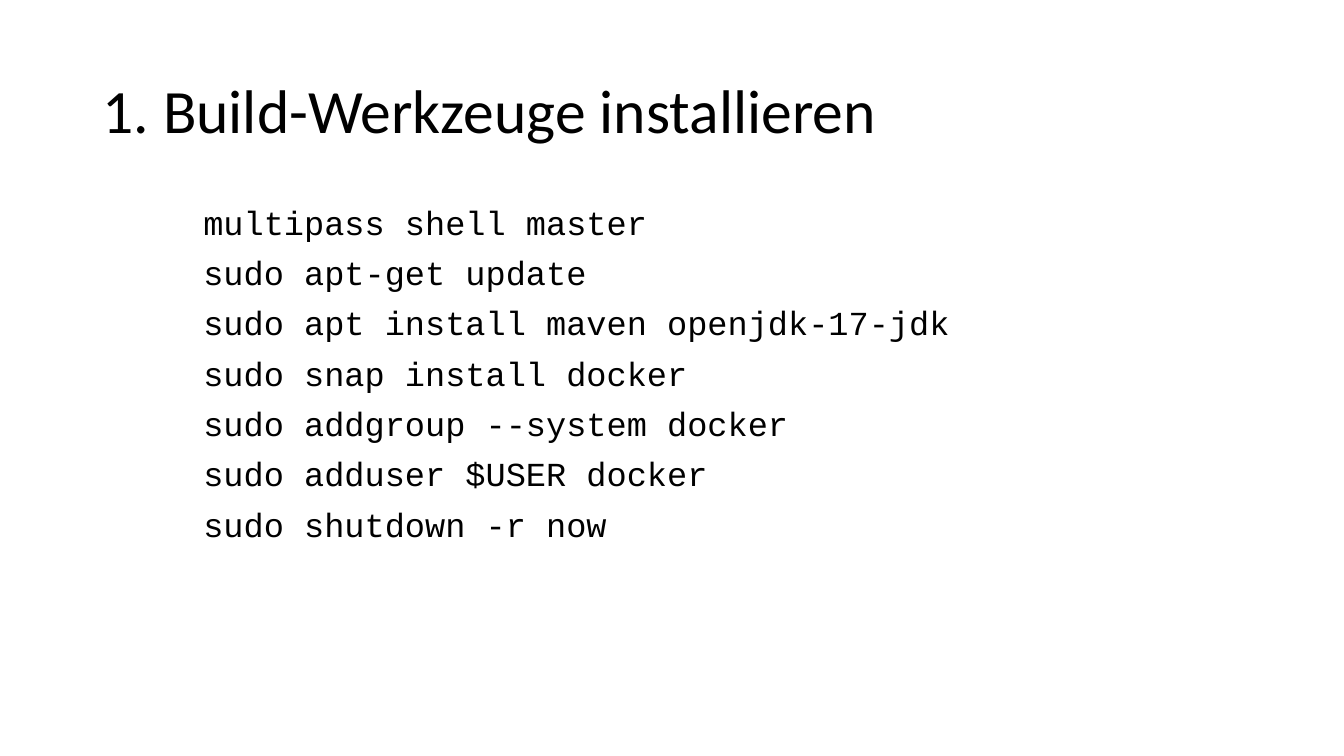
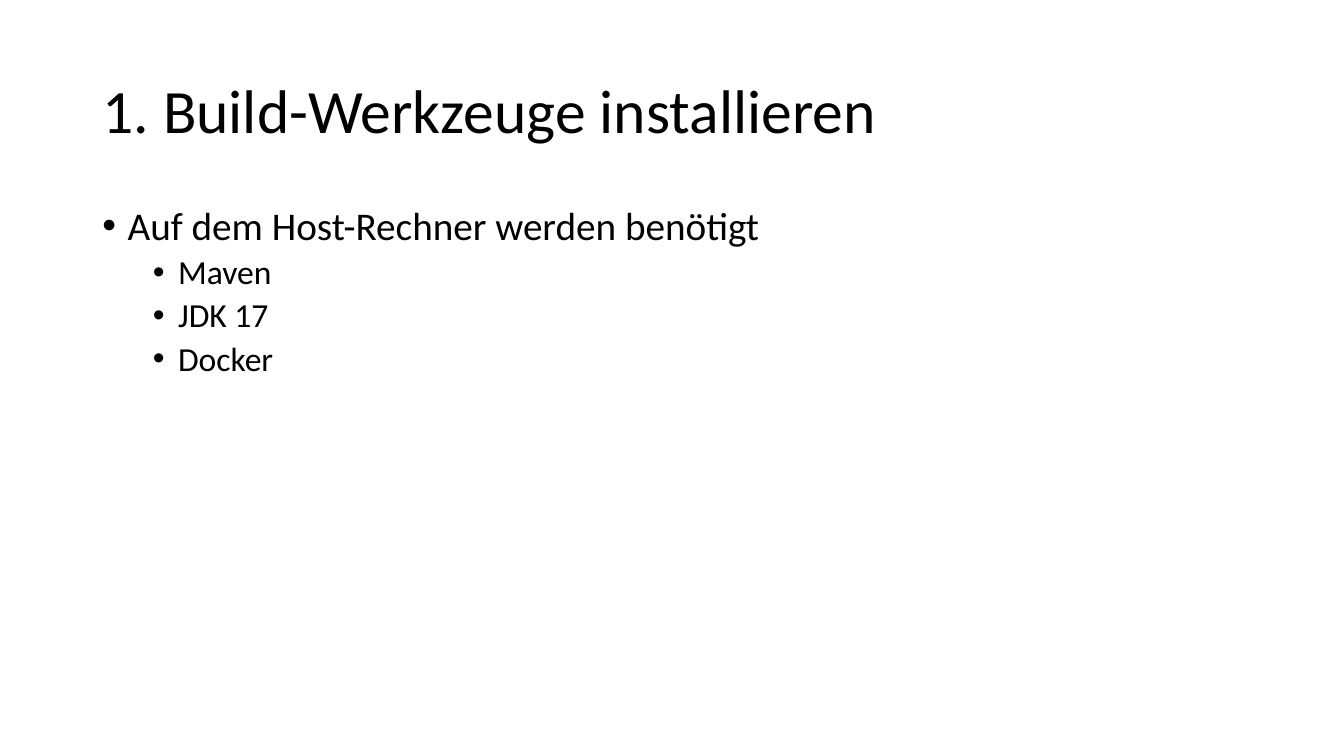
Before and after one commit to igeldo/PR4-SoSe23, a slide deck: slide 4 of sample/kubernetes/Bring your own device - Teil 2.pptx. Drawn at 1344x756 pixels with LibreOffice and Linux fonts; fonts in the diff are those of the drawing. Boxes give left, top, right and bottom in pixels: in the first picture for what was removed or moved away, otherwise in the second. Text is boxed around its words. In the diff, an @@ line names an element or a change of style, - is before the commit and + after.

```diff
--- a/sample/kubernetes/Bring your own device - Teil 2.pptx
+++ b/sample/kubernetes/Bring your own device - Teil 2.pptx
@@ text at [128,212,759,372]: text changed; size 24 to 28 pt; font Courier New to Calibri @@
-multipass shell master
-sudo apt-get update
-sudo apt install maven openjdk-17-jdk
-sudo snap install docker
-sudo addgroup --system docker
-sudo adduser $USER docker
-sudo shutdown -r now
+• Auf dem Host-Rechner werden benötigt
+  • Maven
+  • JDK 17
+  • Docker
```
Also in this commit, not shown: 7 other slides changed, 3 slides removed, 4 other files.
